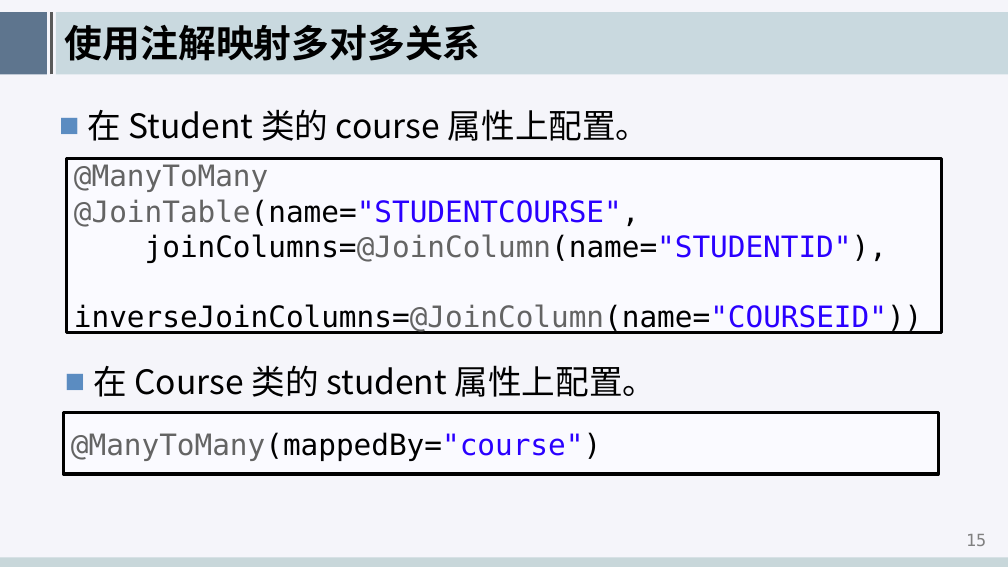
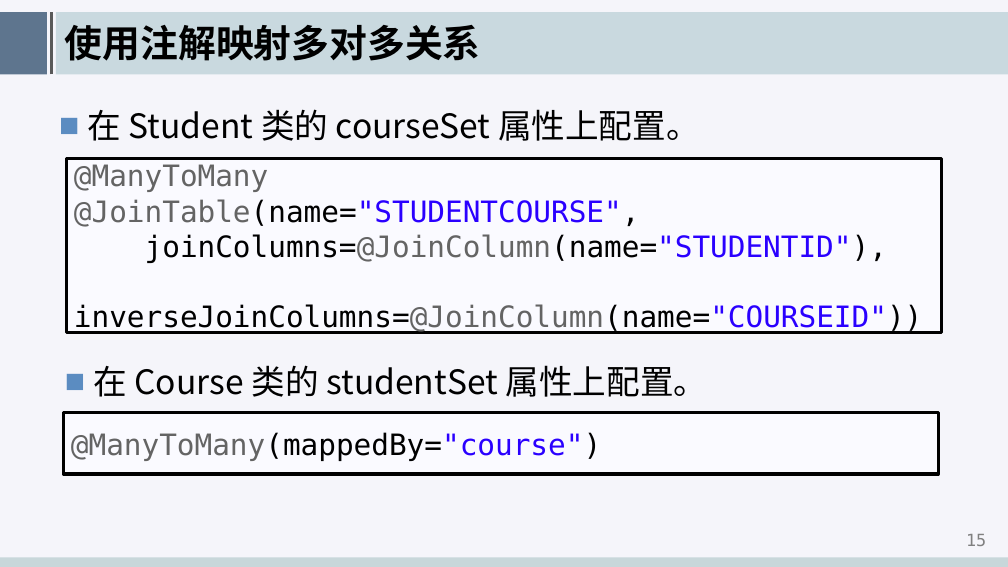
Before and after one commit to edu2act/course-hibernate, a slide deck: slide 16 of meterials/slides/ch06-many-to-many-mapping.pptx. Drawn at 1008x567 pixels with LibreOffice and Linux fonts; fonts in the diff are those of the drawing; background and template pictures are left out. Boxes give left, top, right and bottom in pixels: in the first picture for what was removed or moved away, otherwise in the second. Text is boxed around its words. In the diff, an @@ line names an element or a change of style, - is before the commit and + after.

Commit message:
update ch06 slides

```diff
--- a/meterials/slides/ch06-many-to-many-mapping.pptx
+++ b/meterials/slides/ch06-many-to-many-mapping.pptx
@@ text at (x1=87, y1=109, x2=700, y2=141): text changed @@
-■ 在 Student 类的 course 属性上配置。
+■ 在 Student 类的 courseSet 属性上配置。
@@ text at (x1=93, y1=365, x2=708, y2=397): text changed @@
-■ 在 Course 类的 student 属性上配置。
+■ 在 Course 类的 studentSet 属性上配置。
```
Also in this commit, not shown: 5 other slides changed, 2 other files.
